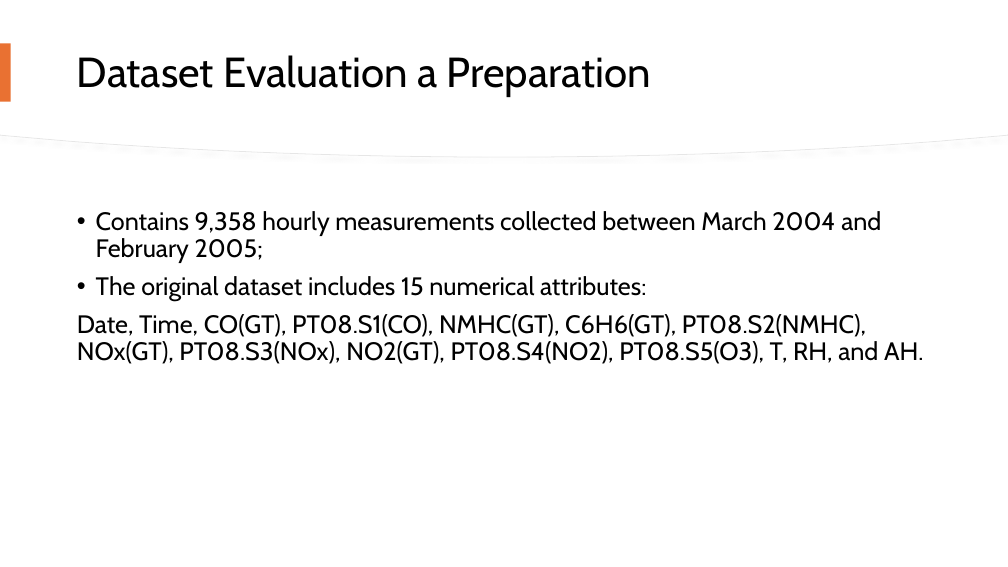
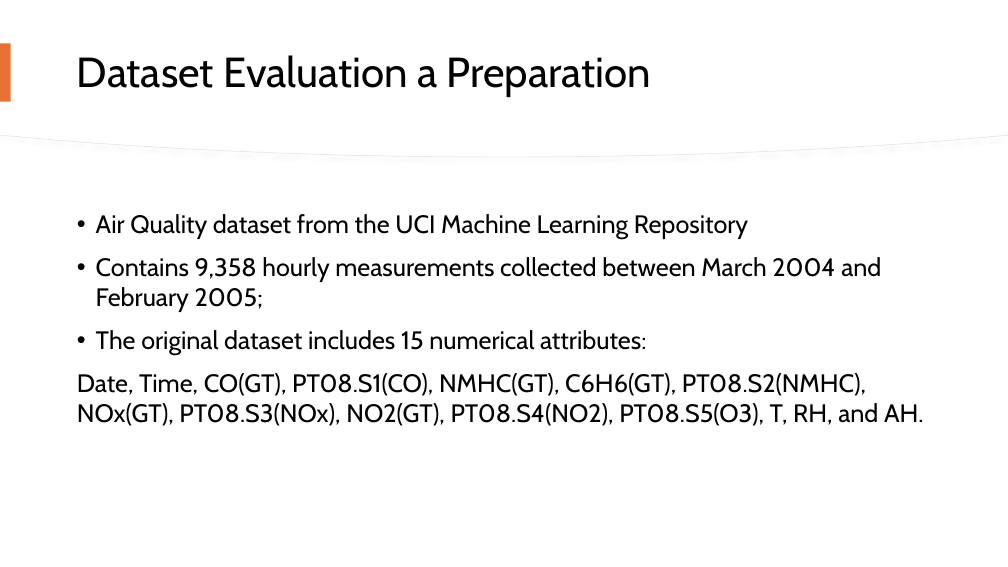
Before and after one commit to Afonso-Duarte/Intelligent-Systems-Project, a slide deck: slide 4 of Project/Presentation.pptx. Drawn at 1008x567 pixels with LibreOffice and Linux fonts; fonts in the diff are those of the drawing. Boxes give left, top, right and bottom in pixels: in the first picture for what was removed or moved away, otherwise in the second. Text is boxed around its words. In the diff, an @@ line names an element or a change of style, - is before the commit and + after.

```diff
--- a/Project/Presentation.pptx
+++ b/Project/Presentation.pptx
@@ text at box(96, 214, 748, 240): paragraph added @@
+• Air Quality dataset from the UCI Machine Learning Repository
@@ text at box(77, 257, 923, 426): line spacing 0.9 to 1; more space between paragraphs @@
```
Also in this commit, not shown: 10 other slides changed.
